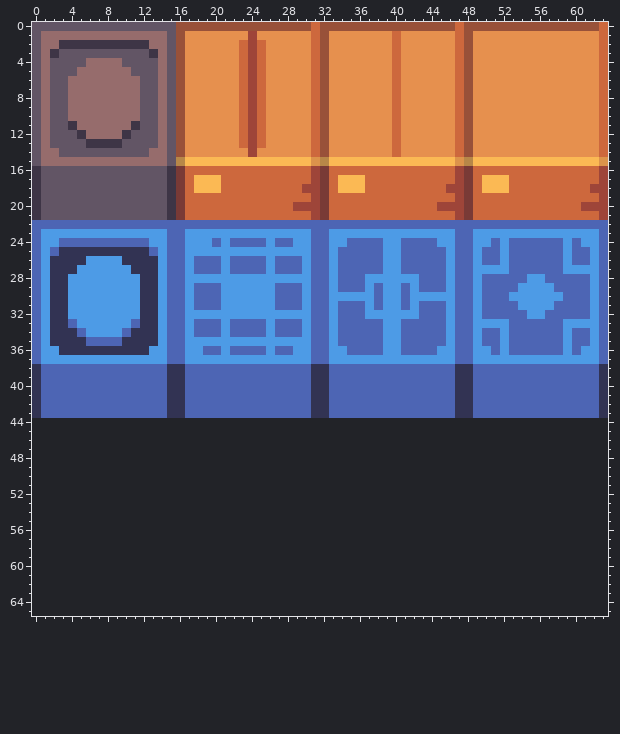
File history of a pixel-art file, assets/images/level/walls.aseprite. The picture above is the old version.
64x44 pixels, 1 frame. The old version is drawn lined up with the new one, on the new canvas.
Once edited:
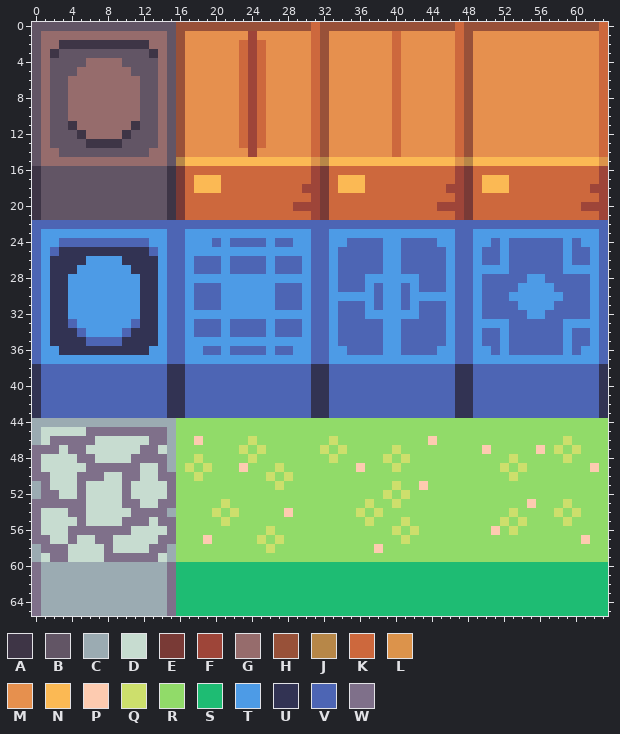
Palette (. is transparent): A #3e3546  B #625565  C #9babb2  D #c7dcd0  E #793a36  F #9e4539  G #966c6c  H #985139  J #b78748  K #cd683d  L #dc934b  M #e6904e  N #fbb954  P #fdcbb0  Q #cddf6c  R #91db69  S #1ebc73  T #4d9be6  U #323353  V #4d65b4  W #7f708a
Message: made level generation work with main branch, added some more tiles to walls file
From old to new:
canvas 64x44 -> 64x66
@@ x 0..63 @@
 43 UVVVVVVVVVVVVVVUUVVVVVVVVVVVVVVUUVVVVVVVVVVVVVVUUVVVVVVVVVVVVVVU
-44 ................................................................
-45 ................................................................
-46 ................................................................
-47 ................................................................
-48 ................................................................
-49 ................................................................
-50 ................................................................
-51 ................................................................
-52 ................................................................
-53 ................................................................
-54 ................................................................
-55 ................................................................
-56 ................................................................
-57 ................................................................
-58 ................................................................
-59 ................................................................
-60 ................................................................
-61 ................................................................
-62 ................................................................
-63 ................................................................
-64 ................................................................
-65 ................................................................
+44 CCCCCCCCCCCCCCCCRRRRRRRRRRRRRRRRRRRRRRRRRRRRRRRRRRRRRRRRRRRRRRRR
+45 CDDDDDWWWWWWWWWCRRRRRRRRRRRRRRRRRRRRRRRRRRRRRRRRRRRRRRRRRRRRRRRR
+46 CDWWWWWDDDDDDWWCRRPRRRRRQRRRRRRRRQRRRRRRRRRRPRRRRRRRRRRRRRRQRRRR
+47 WWWDWWDDDDDDWWDCRRRRRRRQRQRRRRRRQRQRRRRRQRRRRRRRRRPRRRRRPRQRQRRR
+48 WDDDDWWDDDDWWWWCRRQRRRRRQRRRRRRRRQRRRRRQRQRRRRRRRRRRRQRRRRRQRRRR
+49 WDDDDDWWWWWWDDWCRQRQRRRPRRRQRRRRRRRRPRRRQRRRRRRRRRRRQRQRRRRRRRPR
+50 WWDDDWWWDDWWDDWWRRQRRRRRRRQRQRRRRRRRRRRRRRRRRRRRRRRRRQRRRRRRRRRR
+51 CWDDDWDDDDWDDDDWRRRRRRRRRRRQRRRRRRRRRRRRQRRPRRRRRRRRRRRRRRRRRRRR
+52 CWWDDWDDDDWDDDDWRRRRRRRRRRRRRRRRRRRRRRRQRQRRRRRRRRRRRRRRRRRRRRRR
+53 WWWWWWDDDDWWDDWWRRRRRQRRRRRRRRRRRRRRRQRRQRRRRRRRRRRRRRRPRRRQRRRR
+54 WDDDWWDDDDDWWWWCRRRRQRQRRRRRPRRRRRRRQRQRRRRRRRRRRRRRRQRRRRQRQRRR
+55 WDDDDWDDDDWWWDWWRRRRRQRRRRRRRRRRRRRRRQRRRQRRRRRRRRRRQRQRRRRQRRRR
+56 WDDDWWWWWWWDDDDWRRRRRRRRRRQRRRRRRRRRRRRRQRQRRRRRRRRPRQRRRRRRRRRR
+57 WWDDWDDWWDDDDDWWRRRPRRRRRQRQRRRRRRRRRRRRRQRRRRRRRRRRRRRRRRRRRPRR
+58 CWWWDDDDWDDDDWWCRRRRRRRRRRQRRRRRRRRRRRPRRRRRRRRRRRRRRRRRRRRRRRRR
+59 CDWWDDDDWWWWWWDCRRRRRRRRRRRRRRRRRRRRRRRRRRRRRRRRRRRRRRRRRRRRRRRR
+60 WCCCCCCCCCCCCCCWSSSSSSSSSSSSSSSSSSSSSSSSSSSSSSSSSSSSSSSSSSSSSSSS
+61 WCCCCCCCCCCCCCCWSSSSSSSSSSSSSSSSSSSSSSSSSSSSSSSSSSSSSSSSSSSSSSSS
+62 WCCCCCCCCCCCCCCWSSSSSSSSSSSSSSSSSSSSSSSSSSSSSSSSSSSSSSSSSSSSSSSS
+63 WCCCCCCCCCCCCCCWSSSSSSSSSSSSSSSSSSSSSSSSSSSSSSSSSSSSSSSSSSSSSSSS
+64 WCCCCCCCCCCCCCCWSSSSSSSSSSSSSSSSSSSSSSSSSSSSSSSSSSSSSSSSSSSSSSSS
+65 WCCCCCCCCCCCCCCWSSSSSSSSSSSSSSSSSSSSSSSSSSSSSSSSSSSSSSSSSSSSSSSS
Changed places in both pictures, as pixel boxes (x1, y1, x2, y2):
added: (32, 418, 608, 616)
